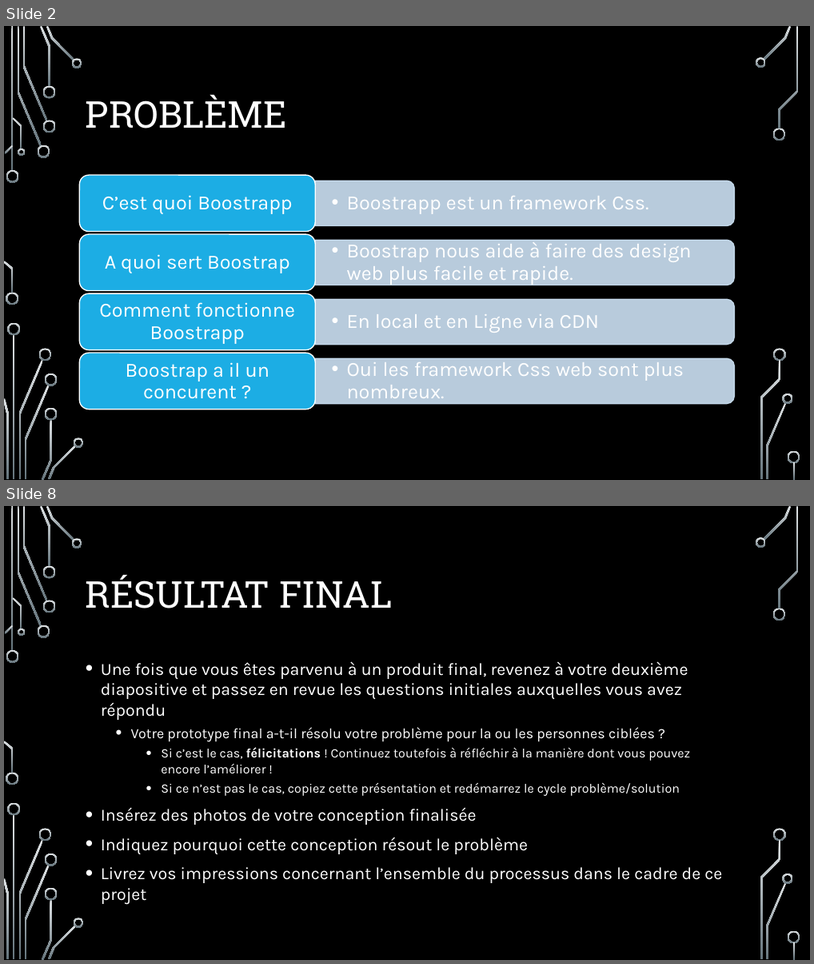
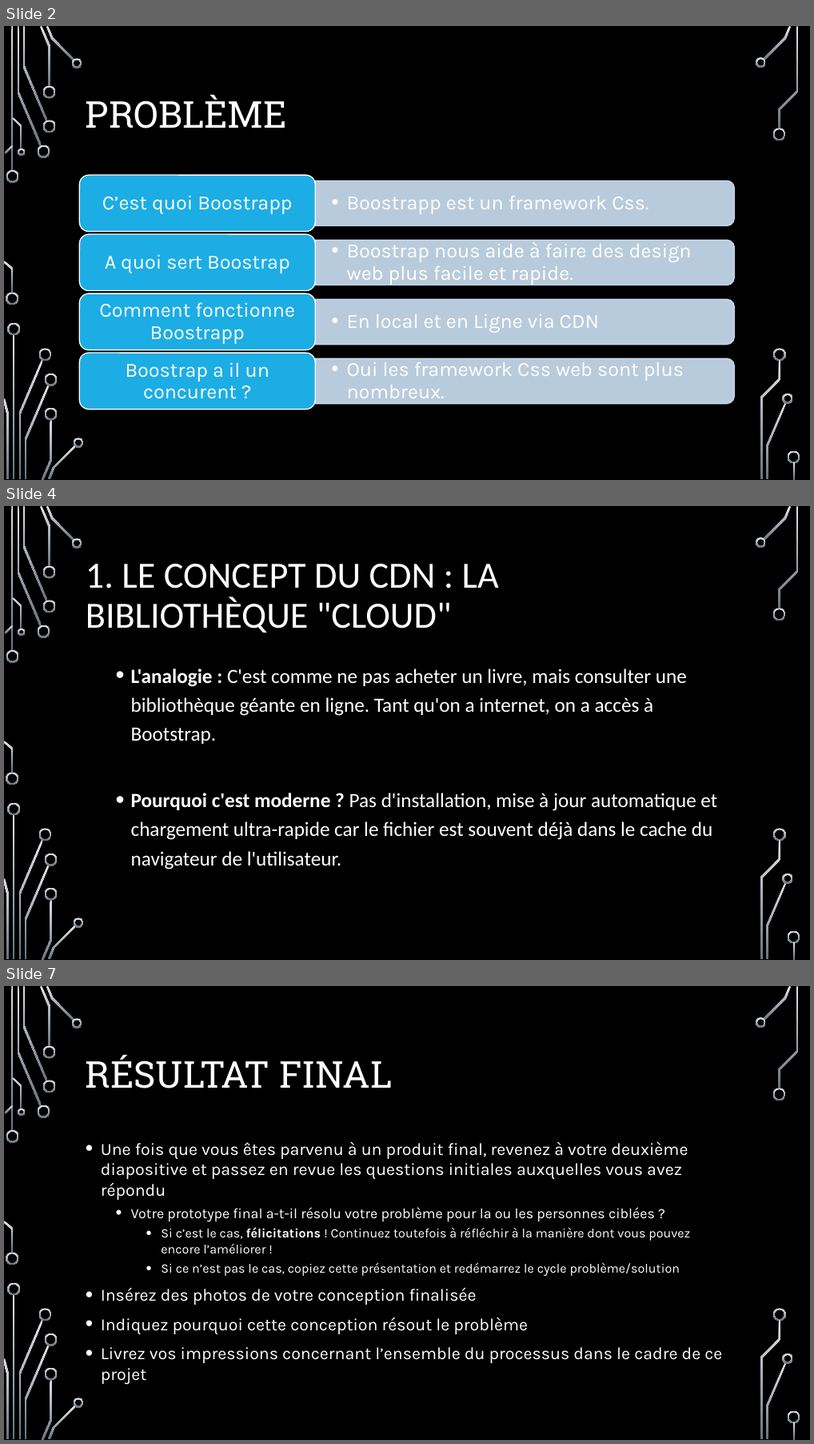
Before and after one commit to Reddy-Nzoloko/forumGaciApprendreBoostrap, a slide deck: GACI FORUM SUR L’APPRENTISSAGE DU frame work boostrap.pptx. Shown one above the other, each under a label of ours: slides 2 and 8 before the commit, slides 2, 4 and 7 after it; the slides between them are not shown. The pictures are 814x964 and 814x1444 pixels, drawn with LibreOffice and Linux fonts; fonts in the diff are those of the drawing; background and template pictures are left out. Boxes give left, top, right and bottom in pixels: in the first picture for what was removed or moved away, otherwise in the second. Text is boxed around its words. In the diff, an @@ line names an element or a change of style, - is before the commit and + after.

```diff
--- a/GACI FORUM SUR L’APPRENTISSAGE DU frame work boostrap.pptx
+++ b/GACI FORUM SUR L’APPRENTISSAGE DU frame work boostrap.pptx
@@ slide 4 added at bbox=[4, 506, 810, 960], background picture (left out); not listed: 36 template elements that a slide beside it also shows @@
@@ title added at bbox=[86, 564, 499, 632], 44 pt, text #FFFFFF @@
+1. LE CONCEPT DU CDN : LA BIBLIOTHÈQUE "CLOUD"
@@ text added at bbox=[131, 668, 718, 869], 24 pt, text #FFFFFF @@
+  • L'analogie : C'est comme ne pas acheter un livre, mais consulter une bibliothèque géante en ligne. Tant qu'on a internet, on a accès à Bootstrap.
+  • Pourquoi c'est moderne ? Pas d'installation, mise à jour automatique et chargement ultra-rapide car le fichier est souvent déjà dans le cache du navigateur de l'utilisateur.
@@ what was slide 8 is now slide 7 @@
```
Also in this commit, not shown: 3 slides changed, 2 slides removed.
